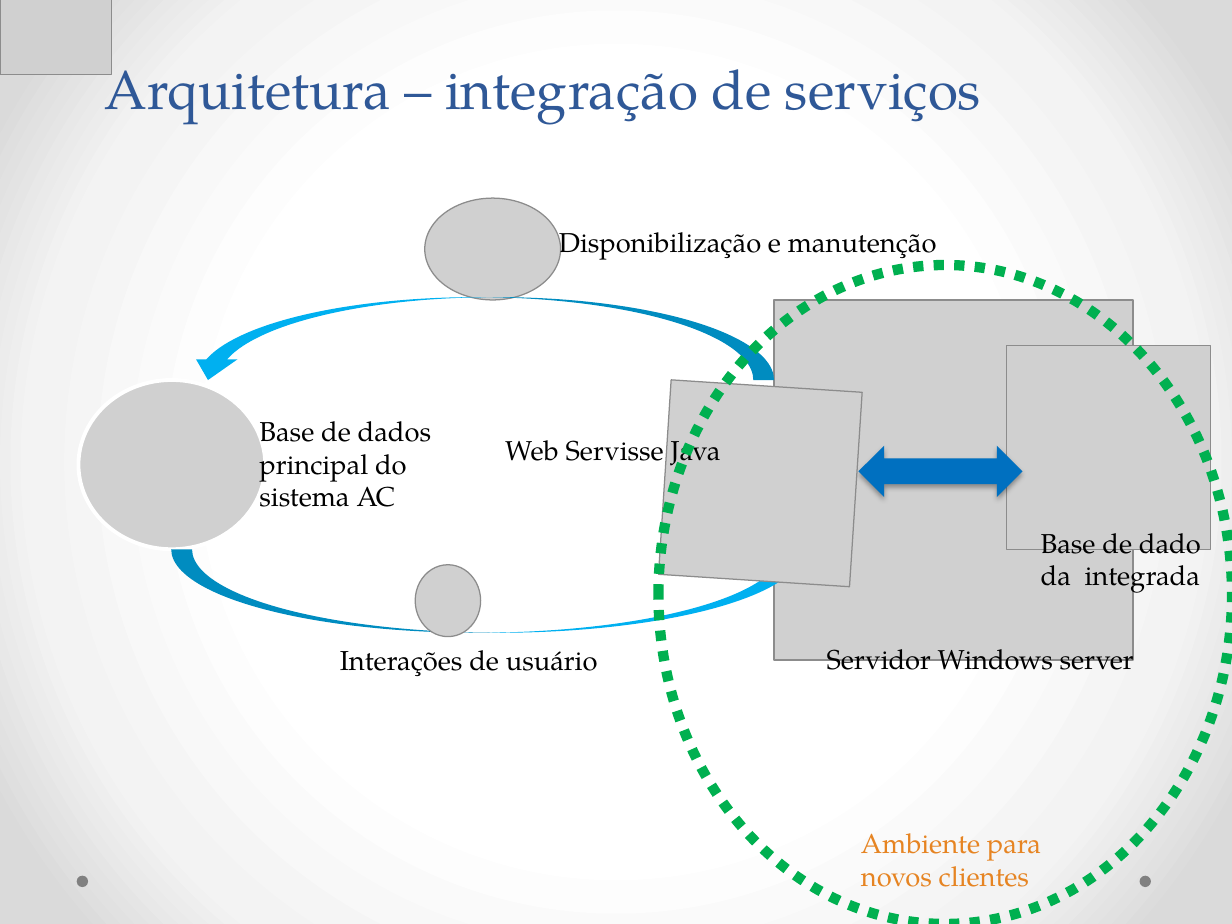
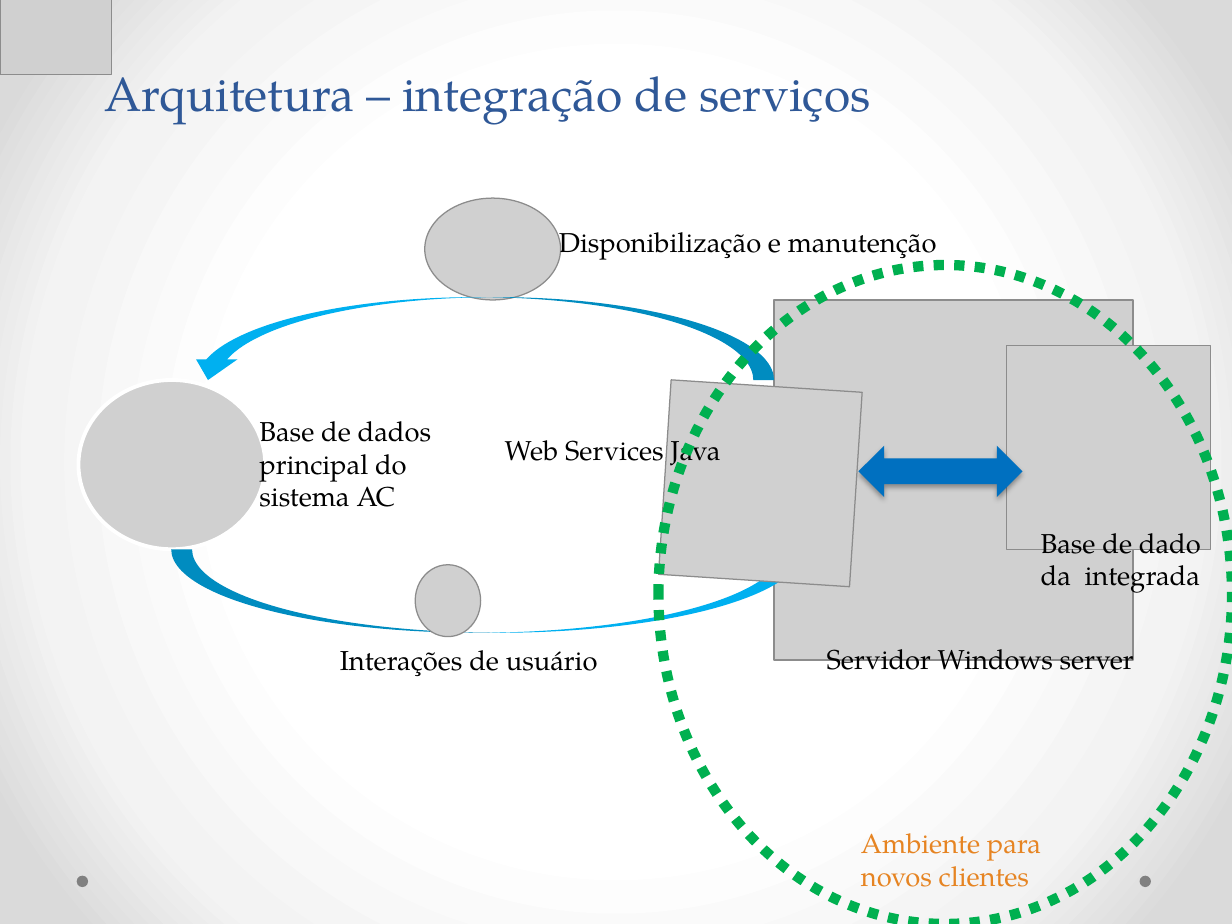
Before and after one commit to Neimarmg/TCC, a slide deck: slide 9 of Ppt-Final.pptx. Drawn at 1232x924 pixels with LibreOffice and Linux fonts; fonts in the diff are those of the drawing; grey boxes stand for pictures. Boxes give left, top, right and bottom in pixels: in the first picture for what was removed or moved away, otherwise in the second. Text is boxed around its words. In the diff, an @@ line names an element or a change of style, - is before the commit and + after.

```diff
--- a/Ppt-Final.pptx
+++ b/Ppt-Final.pptx
@@ title "Arquitetura – integração de serviços" at (x1=104, y1=60, x2=871, y2=125): size 32 to 28 pt @@
@@ text at (x1=505, y1=432, x2=721, y2=472): text changed @@
-Web Servisse Java
+Web Services Java
```
Also in this commit, not shown: 1 other slide changed.
